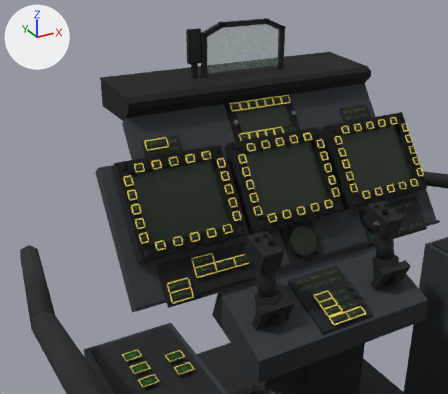
Renders of the Blender file assets-src/blend/cockpit_ah64_cpg.blend from each side of a commit.
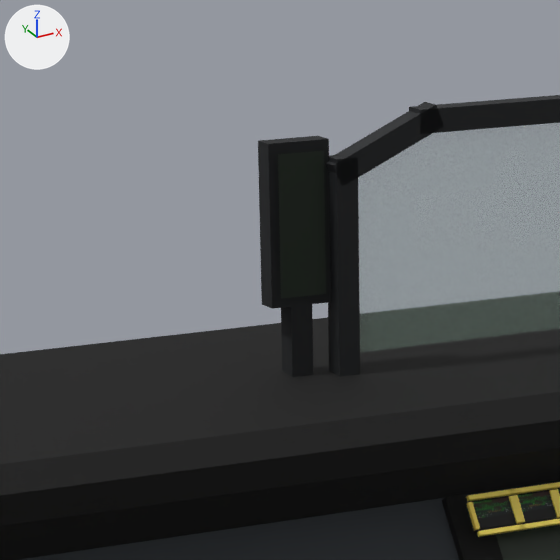
The first picture shows the older version from a camera (50 mm lens) standing at (-0.674, -0.42, 0.052) and looking at (-0.116, 0.595, -0.456). The close-ups show the older and then the newer version on the part from 30% to 56% of the width and 0% to 30% of the height of that picture. Only the edits that show in the close-ups are written down. The lights are fixed; the arrows at upper left show +X, +Y and +Z.

Names of what the first close-up shows: 'approach_70', 'atlas', 'black', 'black.088', 'dark.136', 'dark.137', 'ded', 'frame', 'frame.001', 'frame.002', 'hud_glass_69', 'panel_grey.001' and 13 more.
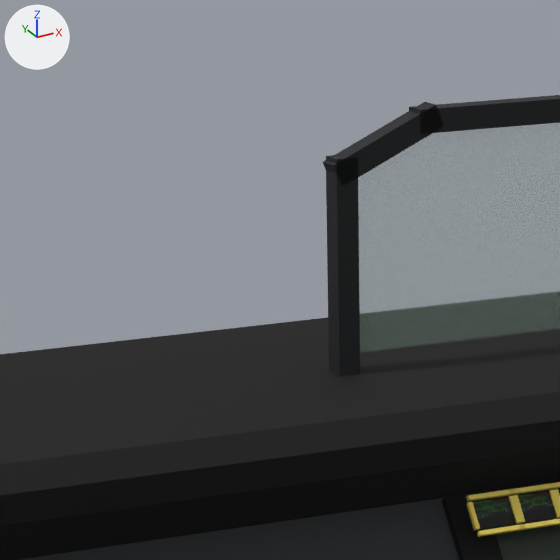
What differs and where, as boxes [x1, y1, x2, y2] in the close-ups (560 x 560 px):
'approach_70', deleted (black)
    before: [278, 151, 326, 299]
'dark.136', deleted (black)
    before: [258, 136, 331, 309]
'dark.137', deleted (black)
    before: [281, 304, 313, 377]

The change, as a diff of the scene's bpy script:
```diff
--- a/assets-src/blend/cockpit_ah64_cpg.blend.py
+++ b/assets-src/blend/cockpit_ah64_cpg.blend.py
@@ ob_approach_70 @@
-ob_approach_70 = bpy.data.objects.new('approach_70', me_mesh_65)
-ob_approach_70.parent = ob_cockpit
-ob_approach_70.location = (-0.113, 0.72, -0.174)
@@ ob_dark_136 @@
-ob_dark_136 = bpy.data.objects.new('dark.136', me_dark_141)
-ob_dark_136.parent = ob_cockpit
-ob_dark_136.location = (-0.113, 0.727, -0.174)
@@ ob_dark_137 @@
-ob_dark_137 = bpy.data.objects.new('dark.137', me_dark_142)
-ob_dark_137.parent = ob_cockpit
-ob_dark_137.location = (-0.113, 0.727, -0.225)
```
